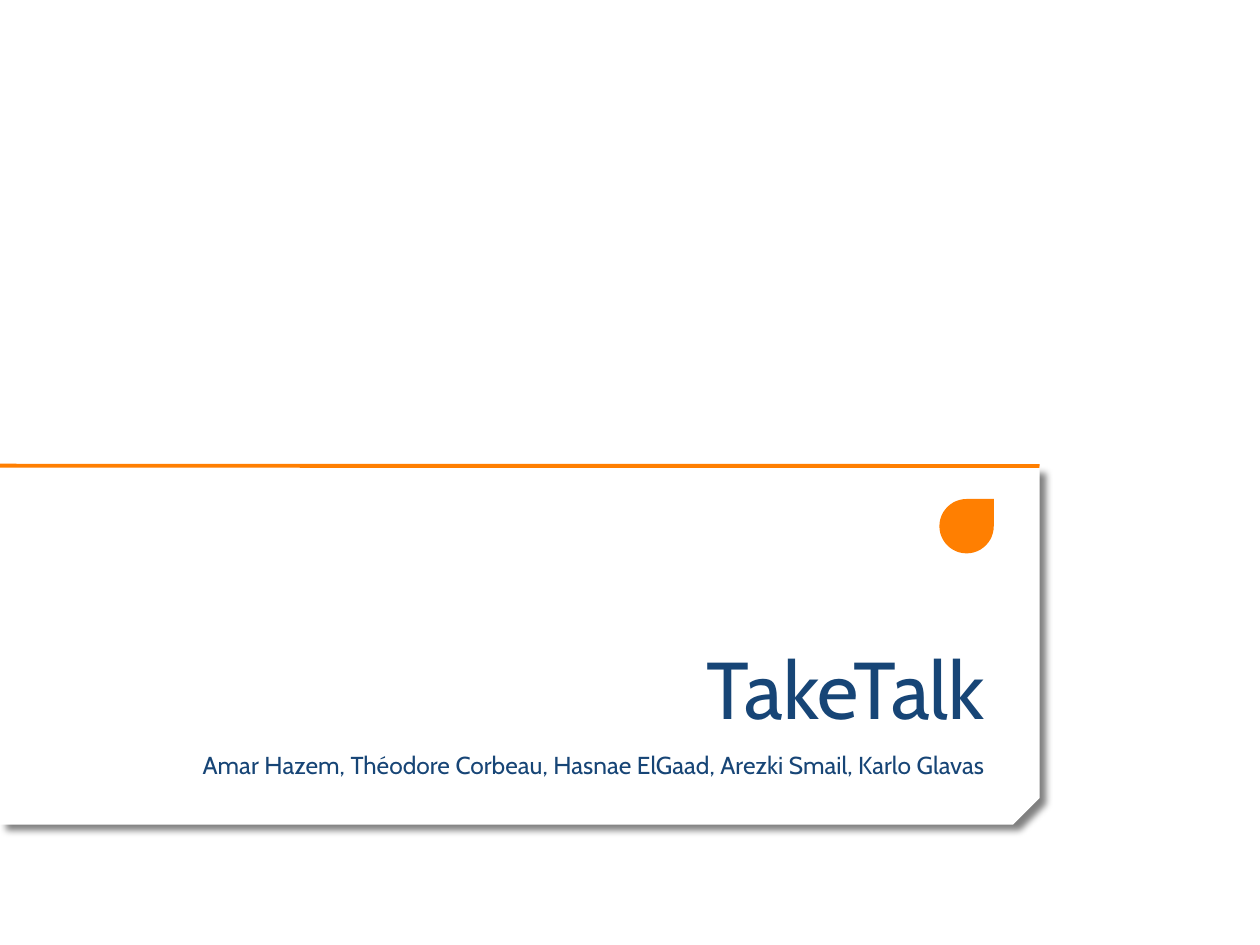
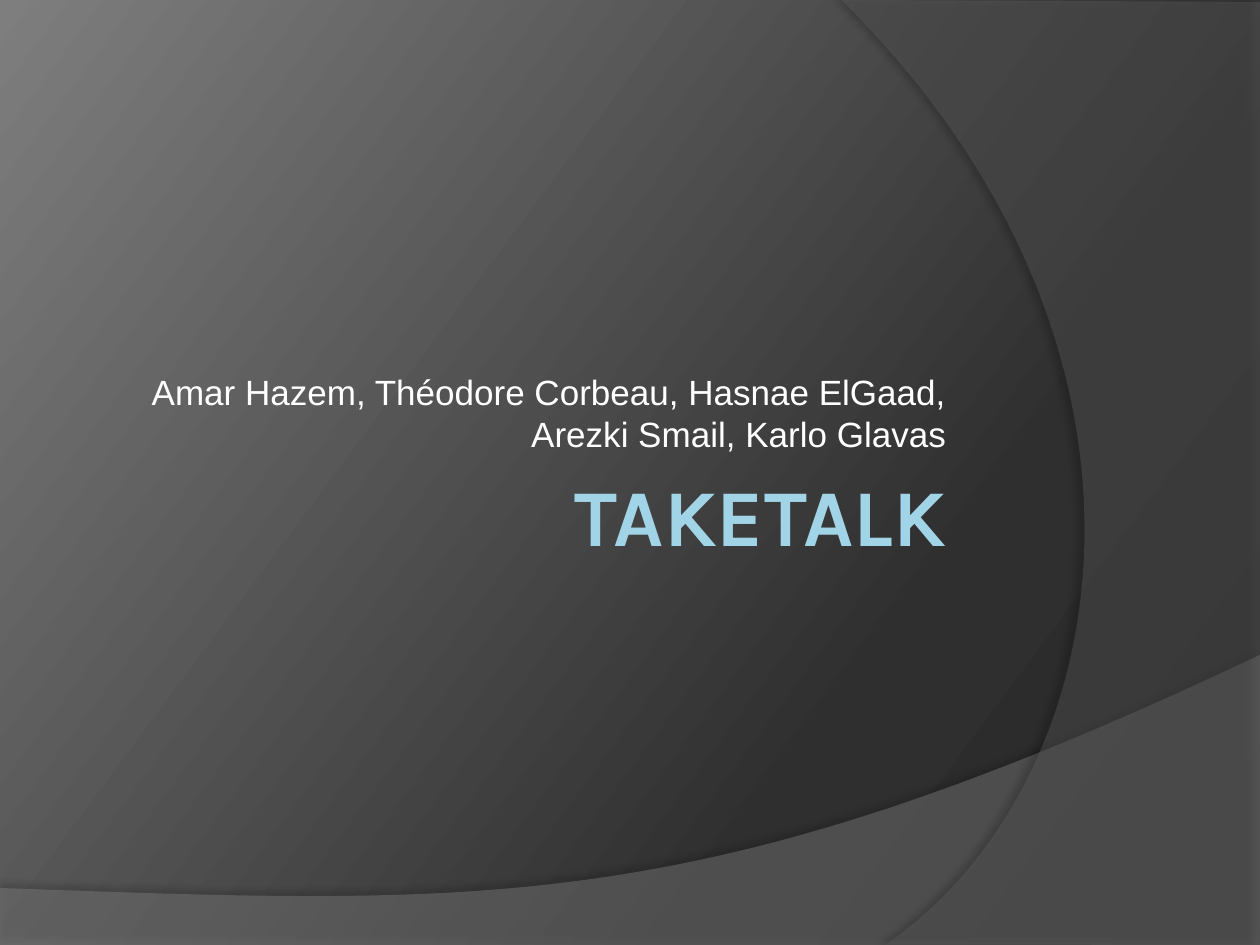
Before and after one commit to captainbulle/taketalk, a slide deck: slide 1 of public/presentation.pptx. Drawn at 1260x945 pixels with LibreOffice and Linux fonts; fonts in the diff are those of the drawing; background and template pictures are left out. Boxes give left, top, right and bottom in pixels: in the first picture for what was removed or moved away, otherwise in the second. Text is boxed around its words. In the diff, an @@ line names an element or a change of style, - is before the commit and + after.

```diff
--- a/public/presentation.pptx
+++ b/public/presentation.pptx
@@ background picture (left out) to gradient #282828 to #2F2F2F to #7E7E7E @@
@@ freeform shape added at [842, 0, 1260, 945], fill #5E5E5E at 40% opacity @@
@@ subtitle "Amar Hazem, Théodore Corbeau, Hasnae ...": place and size @@
-subtitle "Amar Hazem, Théodore Corbeau, Hasnae ..." at [203, 755, 984, 777]
+subtitle "Amar Hazem, Théodore Corbeau, Hasnae ..." at [152, 379, 946, 452]
@@ subtitle "Amar Hazem, Théodore Corbeau, Hasnae ..." at [152, 379, 946, 452]: size 14 to 20 pt, font Cabin to Arial, text colour #174576 to #FFFFFF; more space between paragraphs; vertical alignment top to bottom @@
@@ snip rect removed at [0, 467, 1040, 824] @@
@@ line removed from (0, 466) to (1040, 466) @@
@@ title "TAKETALK" at [575, 493, 946, 546]: vertical alignment bottom to top @@
@@ title at [575, 493, 946, 546]: text changed; font Cabin to Karla; text colour #174576 to gradient #A1D4E7 to #58808D; bold on @@
-TakeTalk
+TAKETALK
@@ teardrop removed at [940, 499, 994, 553] @@
@@ freeform shape added at [0, 655, 1260, 945], fill #7F7F7F at 45% opacity @@
```
Also in this commit, not shown: 2 other slides changed, 4 other files.
